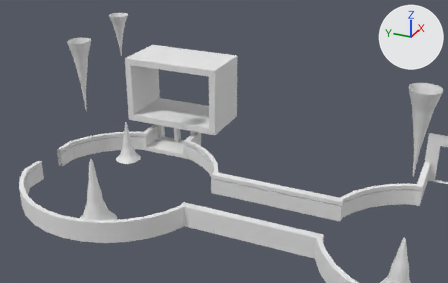
Renders of the Blender file Assets/models/cave/room02/room02a.blend from each side of a commit.
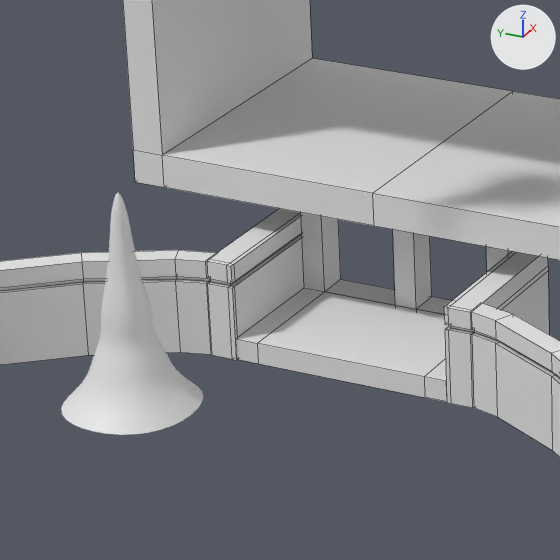
Each version appears first whole from a 50 mm lens placed at (-182.8, -52.17, 31.57), pointed at (-120.83, -24.29, 0.59), and next in a close-up on the part from 23% to 45% of the width and 31% to 66% of the height. Lighting does not change. The marker at upper right points along +X, +Y and +Z. The close-ups show mesh edges as thin lines.

Names of what the first close-up shows: 'curved_wall.001', 'half_wall.001', 'lift_frame', 'lift_platform', 'stalag.002', 'tunnel02_door_frame'.
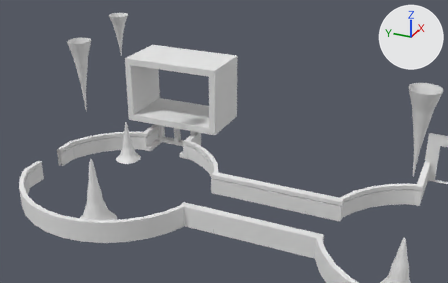
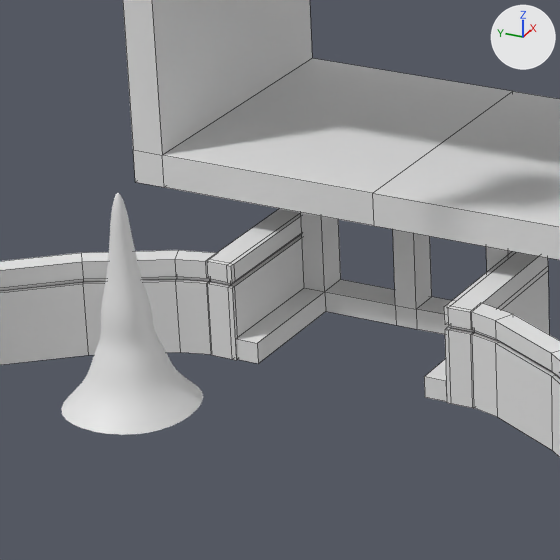
Pixel boxes [x1, y1, x2, y2] of what changed, in the close-ups (560 x 560 px):
'lift_platform', deleted
    before: [257, 292, 449, 398]

The change in detail:
Object 'lift_platform' (ob_lift_platform) is deleted.
